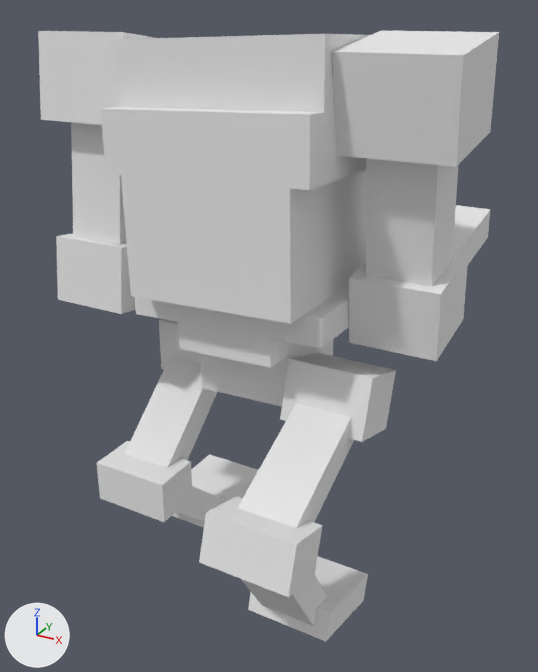
Two versions of the glTF model mods/va_units/models/va_units_vox_fast_infantry.gltf, one commit apart.
Camera for both pictures: a 50 mm lens placed at (11.3, -19.8, 18.8), pointed at (-0.1, 0.7, 8.5). Every picture has the same lights, and +X, +Y and +Z are marked at lower left. Both versions are drawn at frame 19 of the action 'animation'; the numbers are the values there. Vertices at the same position are counted once.
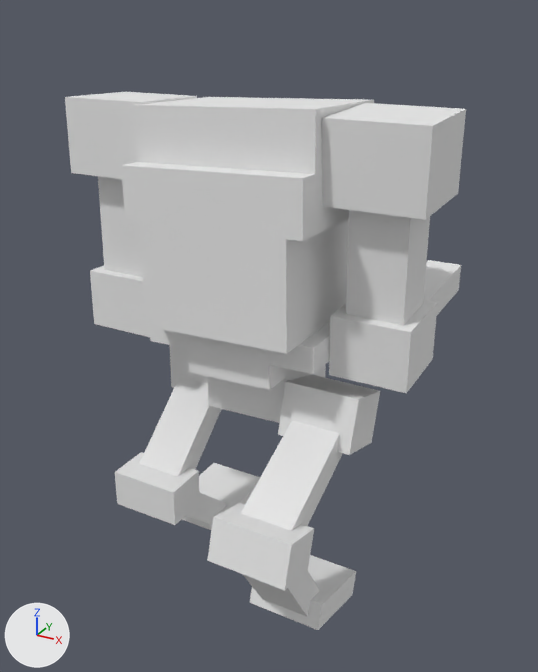
Not drawn themselves, but carrying or shaping drawn objects: ob_root, ob_torso, ob_left_arm, ob_right_arm, ob_left_leg, ob_right_leg.

What differs and where, as boxes [x1, y1, x2, y2] in the pictures (538 x 672 px):
'cube', mesh rescaled, moved (12% shorter)
    before: [100, 34, 369, 406]
    after: [121, 97, 374, 423]
'cube.002', mesh rescaled, moved, turned
    before: [332, 31, 499, 361]
    after: [322, 103, 466, 393]
'cuboid.001', mesh rescaled, moved (12% narrower, 11% shorter)
    before: [199, 353, 396, 641]
    after: [207, 374, 380, 630]
'cube.001', mesh rescaled, moved, turned
    before: [38, 31, 154, 314]
    after: [65, 92, 197, 337]
'cuboid', mesh rescaled, moved (10% narrower, 11% shorter)
    before: [97, 319, 258, 527]
    after: [115, 345, 260, 530]

What changed in the scene script:
```text
Change me_mesh_0:
    where me_mesh_0.from_pydata(...)  # 62 vertices, 84 faces; spans x -3.33..3.33, y -2.78..3.89, z 0.0..11.11
    used by ob_cube; parent = ob_torso; location = (0.0, -0.278, 0.278)
    me_mesh_0 part 1: the whole mesh is scaled about the mesh origin by 0.9
Change me_mesh_1:
    where me_mesh_1.from_pydata(...)  # 32 vertices, 42 faces; spans x -1.64..1.69, y -1.71..6.9, z -7.83..0.78
    used by ob_cube_001; parent = ob_left_arm; location = (-0.027, 0.278, -0.556)
    me_mesh_1 part 2: the whole mesh is scaled about the mesh origin by 0.9
Change me_mesh_2:
    where me_mesh_2.from_pydata(...)  # 32 vertices, 42 faces; spans x -1.64..1.69, y -1.71..6.9, z -7.83..0.78
    used by ob_cube_002; parent = ob_right_arm; location = (0.0, 0.233, -0.556)
    me_mesh_2 part 3: the whole mesh is scaled about the mesh origin by 0.9
Change me_mesh_3:
    where me_mesh_3.from_pydata(...)  # 40 vertices, 52 faces; spans x -1.39..1.39, y -1.92..5.03, z -7.2..1.14
    used by ob_cuboid; parent = ob_left_leg; location = (-0.278, 0.721, 0.556); rotation_euler = (0.0, 0.0, 3.142), in degrees (0, 0, 180)
    me_mesh_3 part 4: the whole mesh is scaled about the mesh origin by 0.9
Change me_mesh_4:
    where me_mesh_4.from_pydata(...)  # 40 vertices, 52 faces; spans x -1.39..1.39, y -1.92..5.03, z -7.2..1.14
    used by ob_cuboid_001; parent = ob_right_leg; location = (0.278, 0.111, -0.475); rotation_euler = (0.0, 0.0, -3.142), in degrees (0, 0, -180)
    me_mesh_4 part 5: the whole mesh is scaled about the mesh origin by 0.9
Change ob_root:
    ob_root.location: (0.0, 0.0, -4.444) -> (0.0, 0.0, -4.0)
Change ob_torso:
    ob_torso.location: (0.0, 0.0, 11.11) -> (0.0, 0.0, 10.0)
Change ob_cube:
    ob_cube.location: (0.0, -0.278, 0.278) -> (0.0, -0.25, 0.25)
Change ob_left_arm:
    ob_left_arm.location: (-5.37, 0.0, 22.22) -> (-4.833, 0.0, 20.0)
    ob_left_arm.rotation_euler: (-0.126, 0.0, 0.0) -> (-0.0303, 0.0, 0.0)  # degrees (-7.2, 0, 0) -> degrees (-1.7, 0, 0)
Change ob_cube_001:
    ob_cube_001.location: (-0.027, 0.278, -0.556) -> (-0.0243, 0.25, -0.5)
Change ob_right_arm:
    ob_right_arm.location: (4.603, 0.045, 22.22) -> (4.142, 0.0405, 20.0)
    ob_right_arm.rotation_euler: (0.126, 0.0, 0.0) -> (0.0303, 0.0, 0.0)  # degrees (7.2, 0, 0) -> degrees (1.7, 0, 0)
Change ob_cube_002:
    ob_cube_002.location: (0.0, 0.233, -0.556) -> (0.0, 0.209, -0.5)
Change ob_left_leg:
    ob_left_leg.location: (-2.778, 0.741, 11.11) -> (-2.5, 0.667, 10.0)
Change ob_cuboid:
    ob_cuboid.location: (-0.278, 0.721, 0.556) -> (-0.25, 0.649, 0.5)
Change ob_right_leg:
    ob_right_leg.location: (2.778, -0.316, 12.33) -> (2.5, -0.284, 11.09)
Change ob_cuboid_001:
    ob_cuboid_001.location: (0.278, 0.111, -0.475) -> (0.25, 0.1, -0.428)
```
